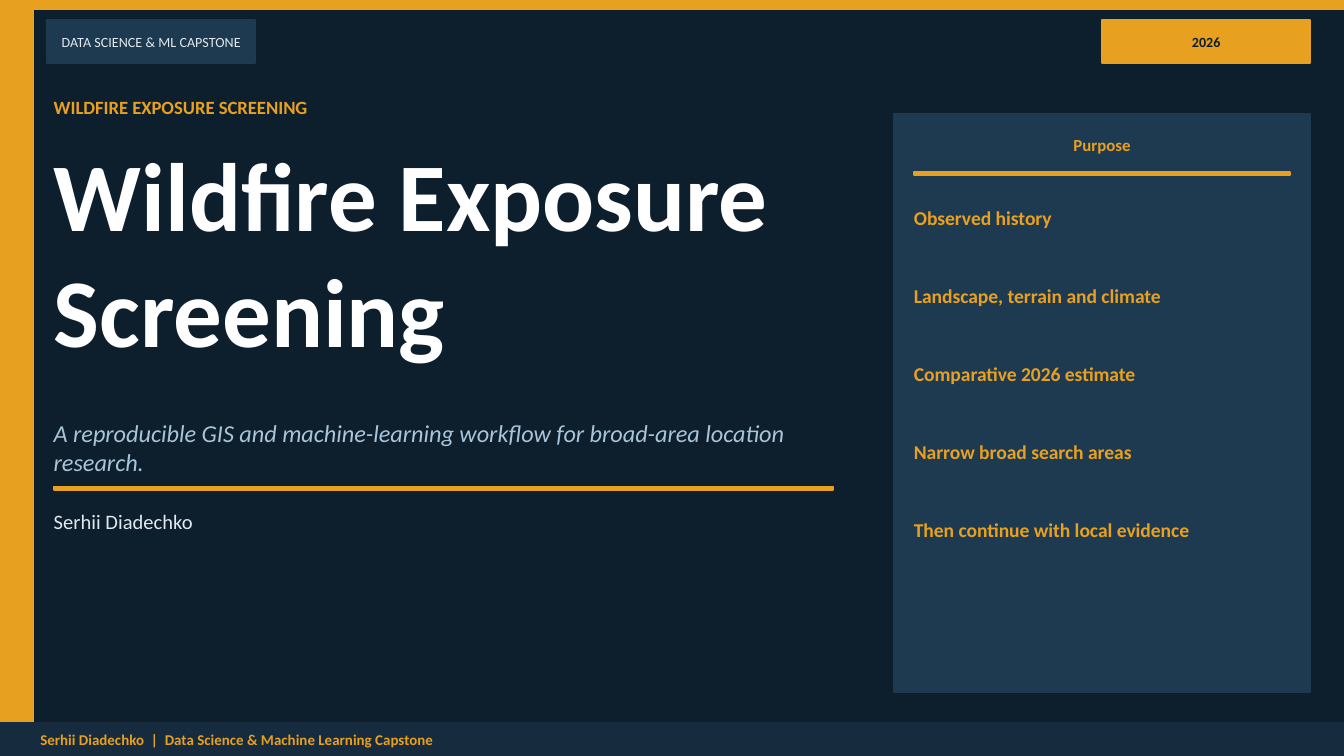
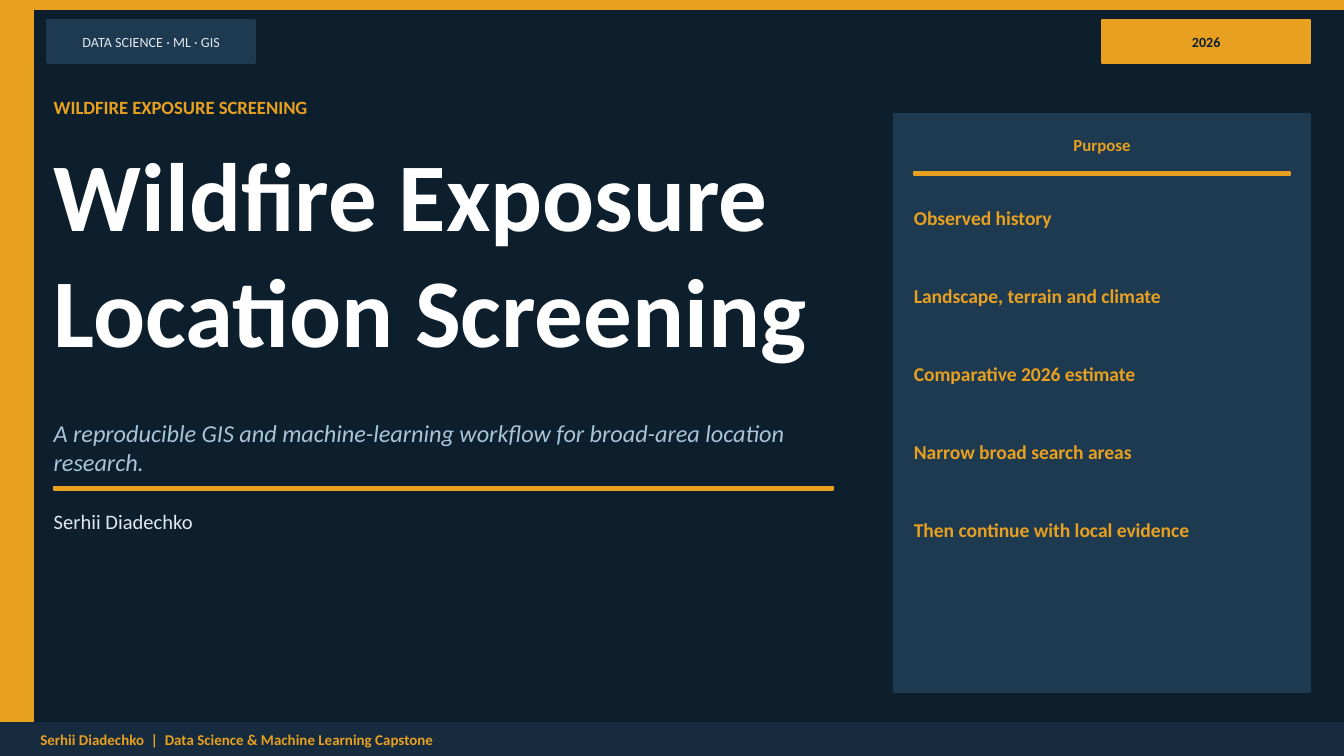
Before and after one commit to serhii-diadechko-git/wildfire_property_screening_portugal, a slide deck: slide 1 of reports/presentation/wildfire_exposure_screening_capstone_final.pptx. Drawn at 1344x756 pixels with LibreOffice and Linux fonts; fonts in the diff are those of the drawing. Boxes give left, top, right and bottom in pixels: in the first picture for what was removed or moved away, otherwise in the second. Text is boxed around its words. In the diff, an @@ line names an element or a change of style, - is before the commit and + after.

```diff
--- a/reports/presentation/wildfire_exposure_screening_capstone_final.pptx
+++ b/reports/presentation/wildfire_exposure_screening_capstone_final.pptx
@@ text at bbox=[82, 38, 220, 47]: text changed @@
-DATA SCIENCE & ML CAPSTONE
+DATA SCIENCE · ML · GIS
@@ text at bbox=[54, 278, 806, 364]: text changed @@
-Screening
+Location Screening
```
Also in this commit, not shown: 2 other slides changed.
